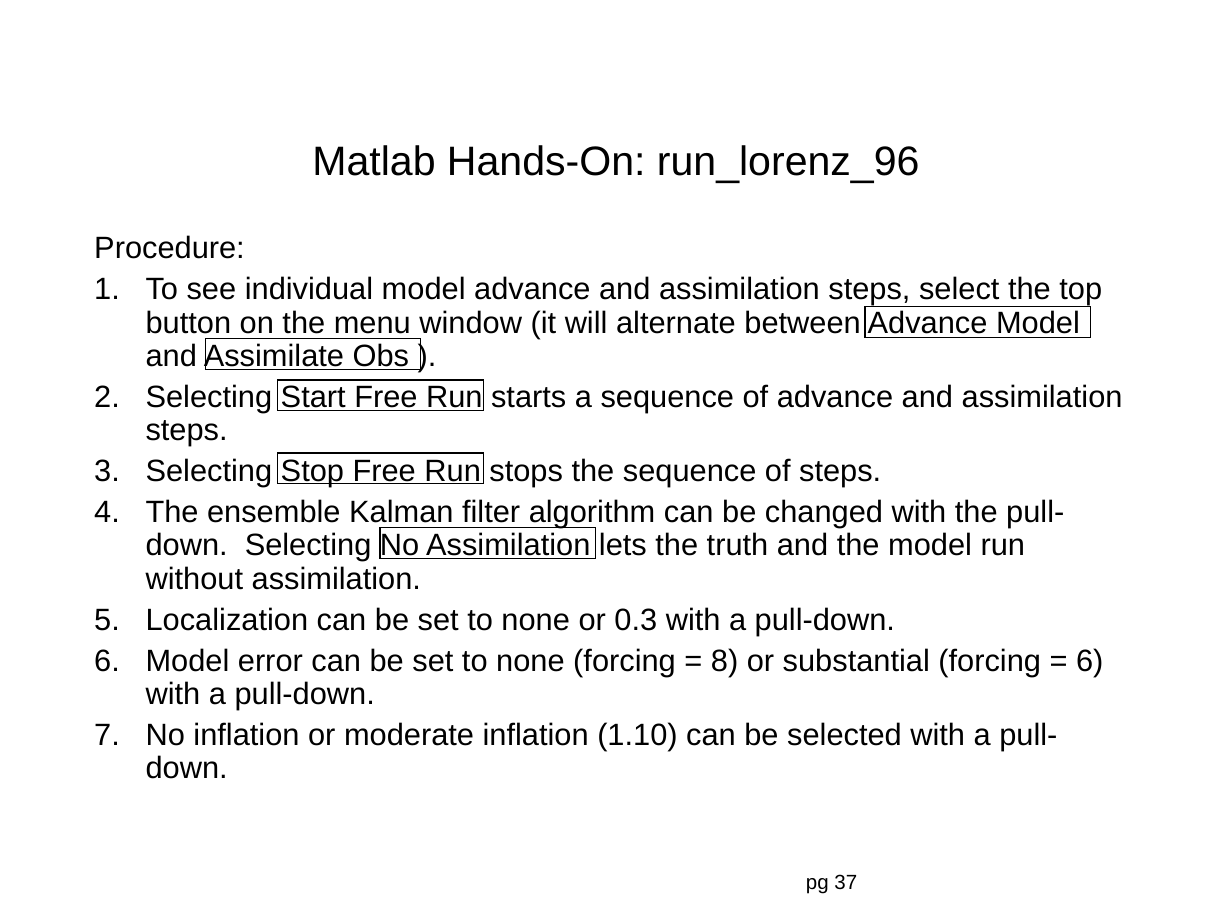
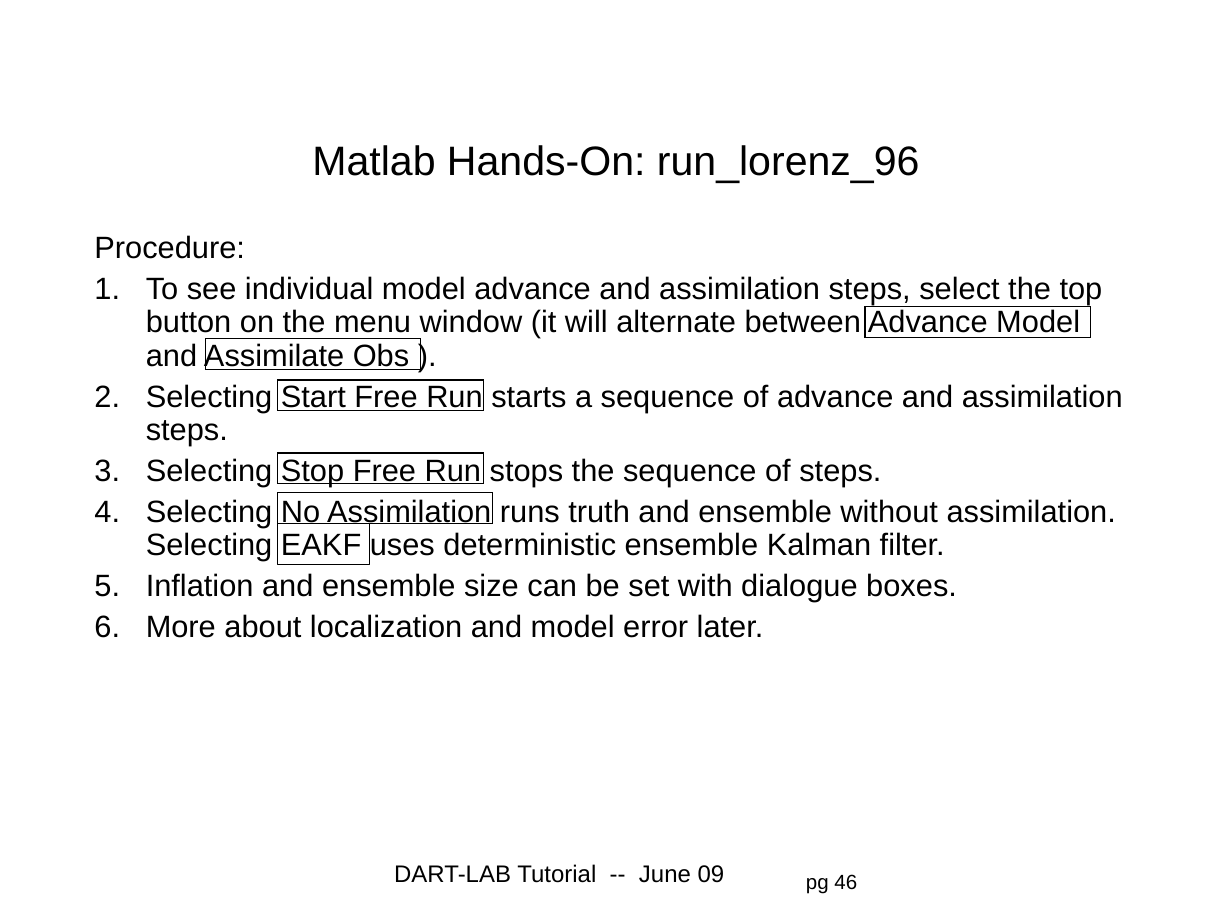
Before and after one commit to jhendric/DART, a slide deck: slide 46 of DART_LAB/presentation/DART_section2.ppt (slide 37 before the commit). Drawn at 1232x924 pixels with LibreOffice and Linux fonts; fonts in the diff are those of the drawing; background and template pictures are left out. Boxes give left, top, right and bottom in pixels: in the first picture for what was removed or moved away, otherwise in the second. Text is boxed around its words. In the diff, an @@ line names an element or a change of style, - is before the commit and + after.

Commit message:
Partial revision and new sections for DART_LAB tutorial.

```diff
--- a/DART_LAB/presentation/DART_section2.ppt
+++ b/DART_LAB/presentation/DART_section2.ppt
@@ text at (146,499,1116,638): text changed @@
-4. The ensemble Kalman filter algorithm can be changed with the pull-down. Selecting No Assimilation lets the truth and the model run without assimilation.
-5. Localization can be set to none or 0.3 with a pull-down.
-6. Model error can be set to none (forcing = 8) or substantial (forcing = 6) with a pull-down.
-7. No inflation or moderate inflation (1.10) can be selected with a pull-down.
+4. Selecting No Assimilation runs truth and ensemble without assimilation. Selecting EAKF uses deterministic ensemble Kalman filter.
+5. Inflation and ensemble size can be set with dialogue boxes.
+6. More about localization and model error later.
@@ rectangle: place and size @@
-rectangle at (379,527,595,558)
+rectangle at (277,493,493,524)
@@ rectangle added at (277,524,370,564), outline #000000 0.74 pt @@
@@ text added at (394,864,725,883), 14 pt, text #000000 @@
+DART-LAB Tutorial -- June 09
@@ page number at (806,874,857,894): text changed @@
-pg 37
+pg 46
```
Also in this commit, not shown: 37 other slides changed, 9 slides added, 1 slide removed, 7 other files.
